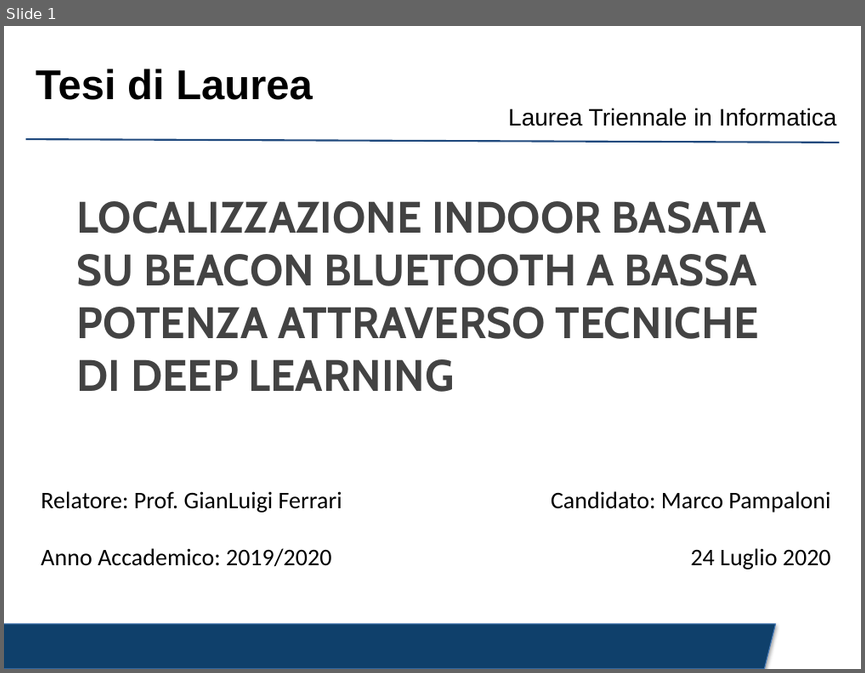
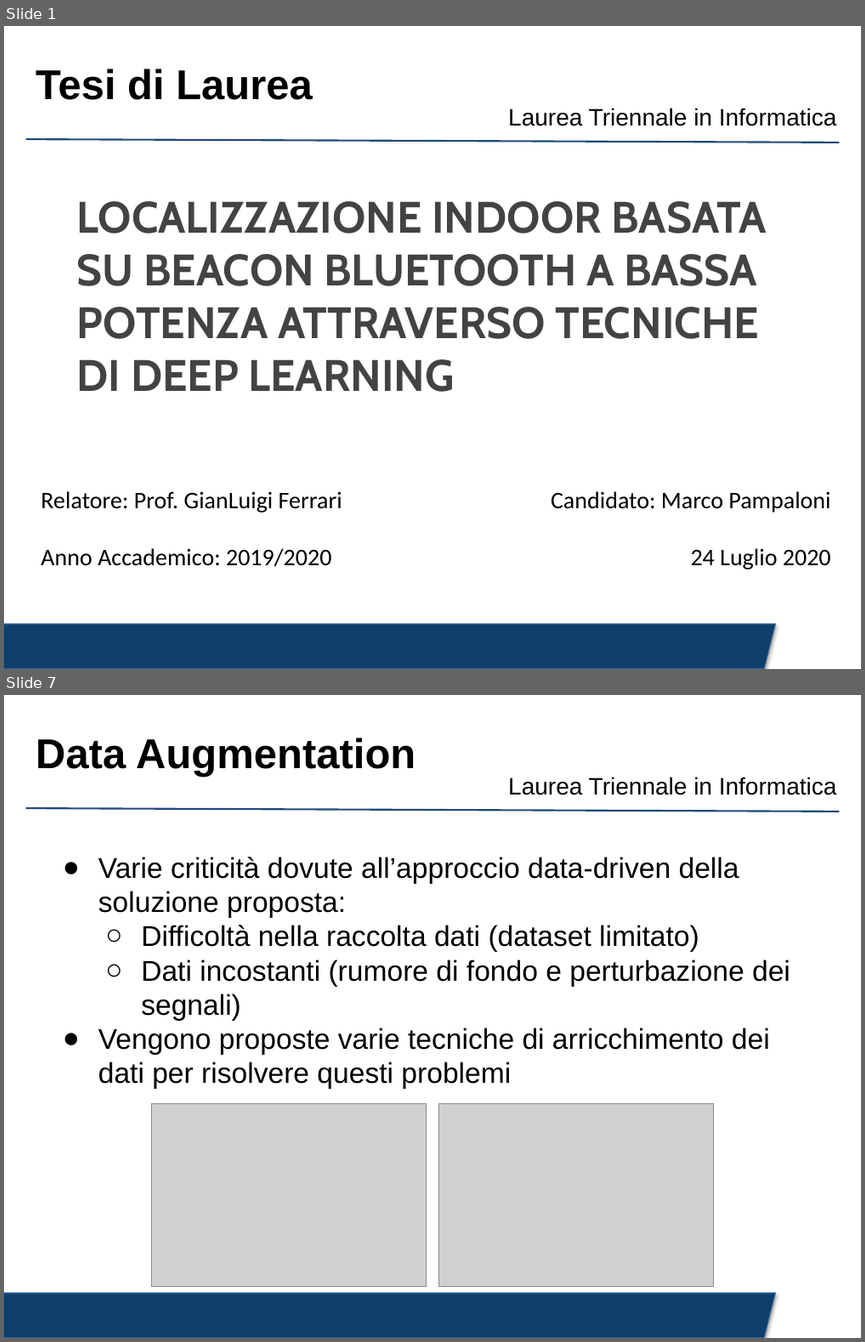
Before and after one commit to crybot/indoor-localization-deep-learning, a slide deck: presentation/presentation.pptx. Shown one above the other, each under a label of ours: slide 1 before the commit, slides 1 and 7 after it; the slides between them are not shown. The pictures are 865x673 and 865x1342 pixels, drawn with LibreOffice and Linux fonts; fonts in the diff are those of the drawing; grey boxes stand for pictures; background and template pictures are left out. Boxes give left, top, right and bottom in pixels: in the first picture for what was removed or moved away, otherwise in the second. Text is boxed around its words. In the diff, an @@ line names an element or a change of style, - is before the commit and + after.

```diff
--- a/presentation/presentation.pptx
+++ b/presentation/presentation.pptx
@@ slide 7 added at <box>4,695,861,1338</box>, background #FFFFFF; not listed: 3 template elements that a slide beside it also shows @@
@@ title added at <box>35,737,415,777</box>, 35 pt, text #000000, bold @@
+Data Augmentation
@@ text added at <box>98,857,790,1089</box>, 24 pt, text #000000 @@
+● Varie criticità dovute all’approccio data-driven della soluzione proposta:
+  ○ Difficoltà nella raccolta dati (dataset limitato)
+  ○ Dati incostanti (rumore di fondo e perturbazione dei segnali)
+● Vengono proposte varie tecniche di arricchimento dei dati per risolvere questi problemi
@@ picture added at <box>151,1104,426,1287</box> @@
@@ picture added at <box>438,1104,713,1287</box> @@
```
Also in this commit, not shown: 1 slide changed, 9 other slides added, 7 slides removed, 4 other files.
